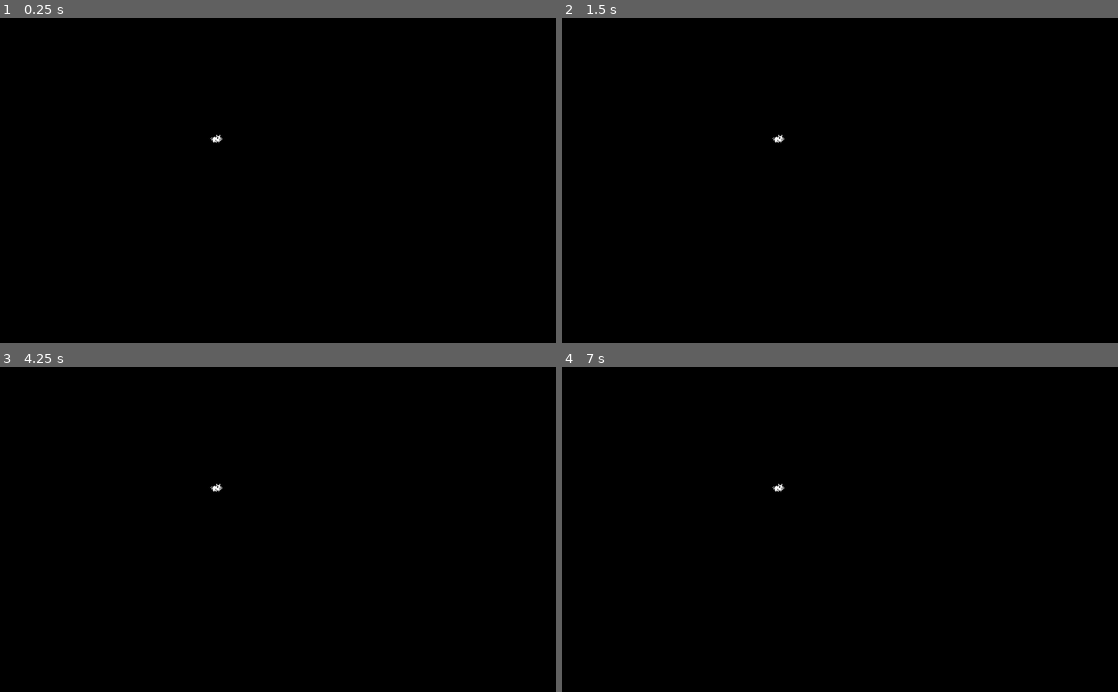
Above: before the commit, frames 1-4 (two rows, left to right).
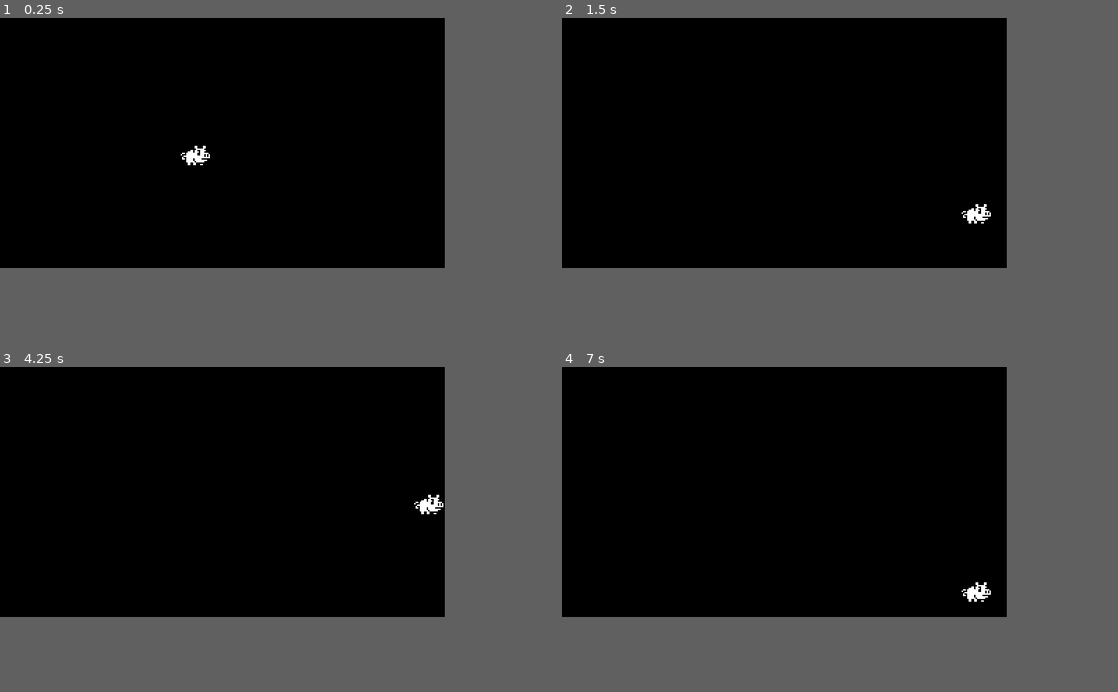
Above: after the commit, the same moments.

Repository: leovct/games
Game: Godot game, scene res://World.tscn
Two runs of this game, one before a commit and one after it. Both use one fixed random seed, a clock stepped at 60 frames per second and the inputs below.
Inputs:
- Up to frame 1 (0.25 s): no input
- Up to frame 2 (1.5 s): tap Enter at 0.5 s; hold Right (ui_right) 0.53-1.28 s; hold Down (ui_down) from 1.28 s (still down)
- Up to frame 3 (4.25 s): tap Space at 2, 3.5 s; release Down (ui_down) at 2.03 s; hold Right (ui_right) 2.03-2.78 s; tap Enter at 2.75 s; hold Up (ui_up) 2.78-3.53 s; hold Left (ui_left) from 3.53 s (still down)
- Up to frame 4 (7 s): release Left (ui_left) at 5.03 s; hold Down (ui_down) 5.03-5.78 s; tap Enter at 5.75 s; hold Right (ui_right) 5.78-6.53 s; tap Space at 6.5 s; hold Up (ui_up) from 6.53 s (still down)
In our replay, the window is 800x468 before the commit and 640x360 after it. These sizes can differ from the game's own. Grey fills any space a smaller window leaves; there, only what the larger window draws over its background counts as a difference.

The runs differ from the first frame. In frame 1, 0.2% of the frame differs, in the area x 32-40%, y 35-46%; in frame 2, 0.2%; in frame 3, 0.2%; in frame 4, 0.2%.

Commit message:
piggy: add basic movement to the player

Diff:
--- /dev/null
+++ b/piggy/Pig.gd
@@ -0,0 +1,18 @@
+extends Area2D
+
+export var SPEED: float = 3.5
+# with export keyword, the variable can be modified using godot's ui
+
+func _process(delta):
+	if Input.is_action_pressed("ui_right"):
+		move(SPEED,0)
+	if Input.is_action_pressed("ui_left"):
+		move(-SPEED,0)
+	if Input.is_action_pressed("ui_up"):
+		move(0,-SPEED)
+	if Input.is_action_pressed("ui_down"):
+		move(0,SPEED)
+
+func move(xVelocity: float, yVelocity: float):
+	position.x += xVelocity
+	position.y += yVelocity
--- a/piggy/World.tscn
+++ b/piggy/World.tscn
@@ -1,6 +1,7 @@
-[gd_scene load_steps=3 format=2]
+[gd_scene load_steps=4 format=2]
 
 [ext_resource path="res://assets/Pig.png" type="Texture" id=1]
+[ext_resource path="res://Pig.gd" type="Script" id=2]
 
 [sub_resource type="CapsuleShape2D" id=1]
 radius = 6.0
@@ -21,7 +22,8 @@
 }
 
 [node name="Pig" type="Area2D" parent="."]
-position = Vector2( 399.194, 223.947 )
+position = Vector2( 141.022, 99.8477 )
+script = ExtResource( 2 )
 __meta__ = {
 "_edit_group_": true
 }
--- a/piggy/project.godot
+++ b/piggy/project.godot
@@ -18,6 +18,14 @@
 config/name="piggy"
 run/main_scene="res://World.tscn"
 config/icon="res://icon.png"
+
+[display]
+
+window/size/width=320
+window/size/height=180
+window/size/test_width=1280
+window/size/test_height=720
+window/stretch/mode="2d"
 
 [importer_defaults]
 
